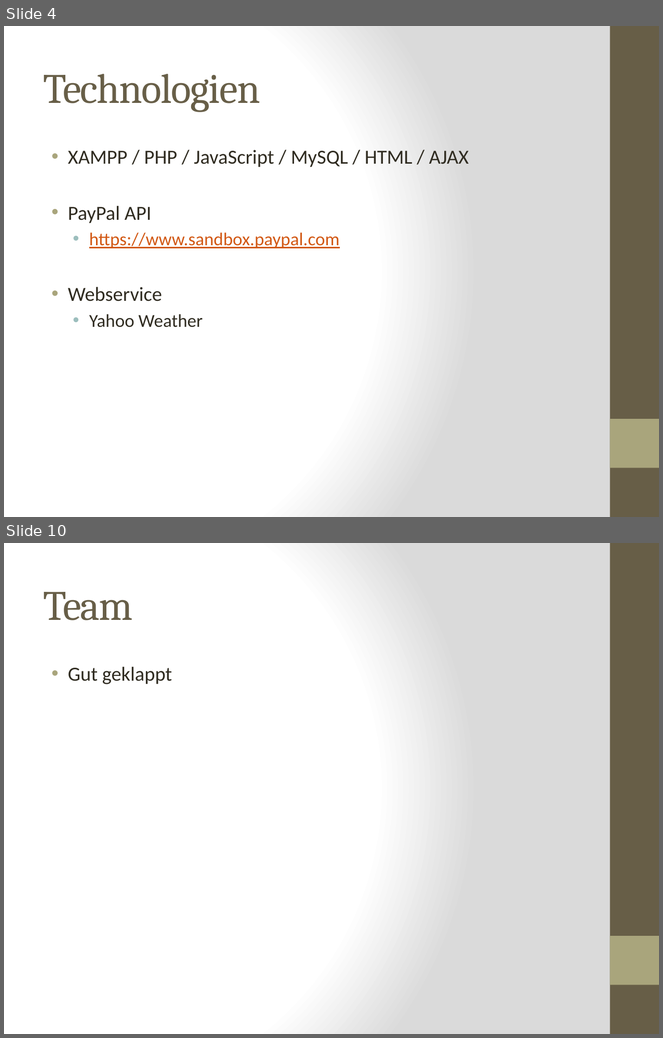
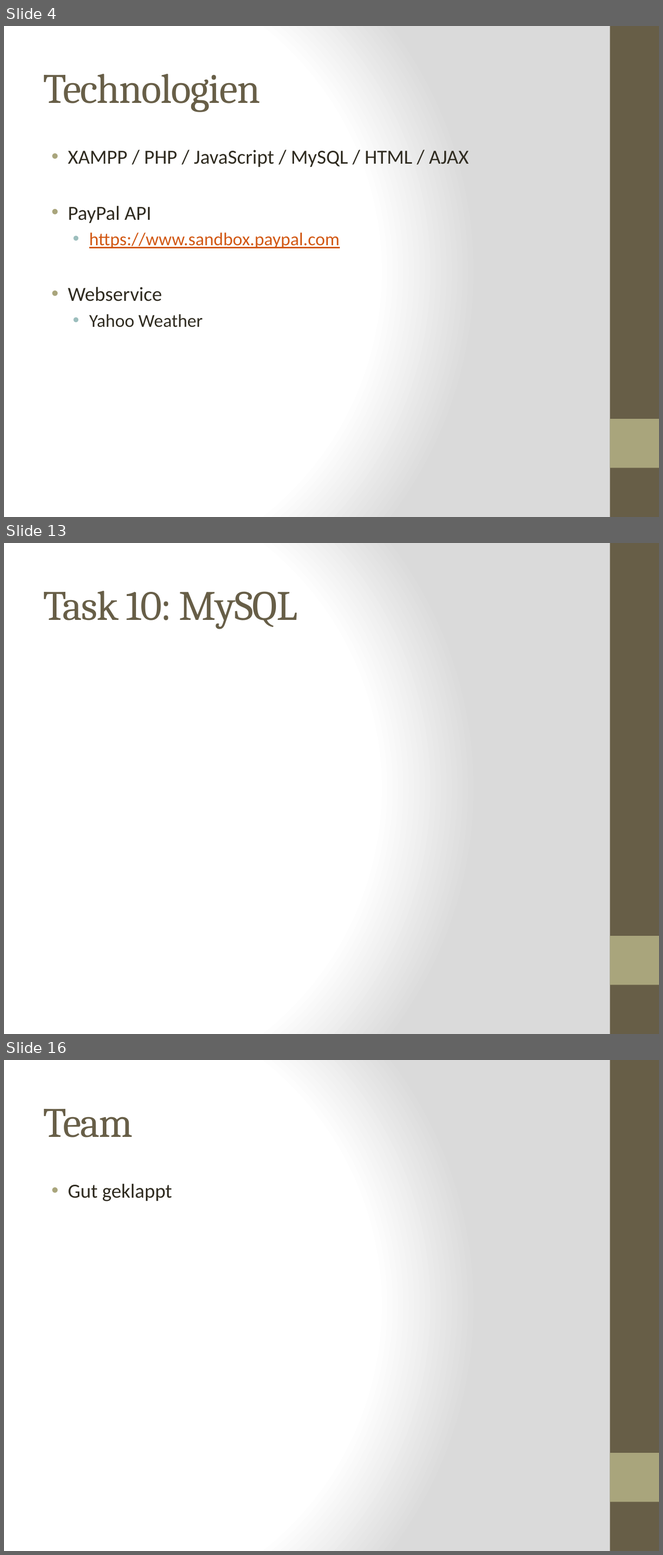
Before and after one commit to kochm8/ch.bfh.bti7054.w2014.p.beerwebshop, a slide deck: doc/Präsentation.pptx. Shown one above the other, each under a label of ours: slides 4 and 10 before the commit, slides 4, 13 and 16 after it; the slides between them are not shown. The pictures are 663x1038 and 663x1555 pixels, drawn with LibreOffice and Linux fonts; fonts in the diff are those of the drawing. Boxes give left, top, right and bottom in pixels: in the first picture for what was removed or moved away, otherwise in the second. Text is boxed around its words. In the diff, an @@ line names an element or a change of style, - is before the commit and + after.

```diff
--- a/doc/Präsentation.pptx
+++ b/doc/Präsentation.pptx
@@ slide 13 added at (4, 543, 659, 1034), background gradient #FFFFFF to #DADADA; not listed: 2 template elements that a slide beside it also shows @@
@@ title added at (44, 591, 298, 629), 46 pt, text #675E47 @@
+Task 10: MySQL
@@ what was slide 10 is now slide 16 @@
```
Also in this commit, not shown: 5 slides changed, 6 other slides added, 1 slide removed, 1 other file.
